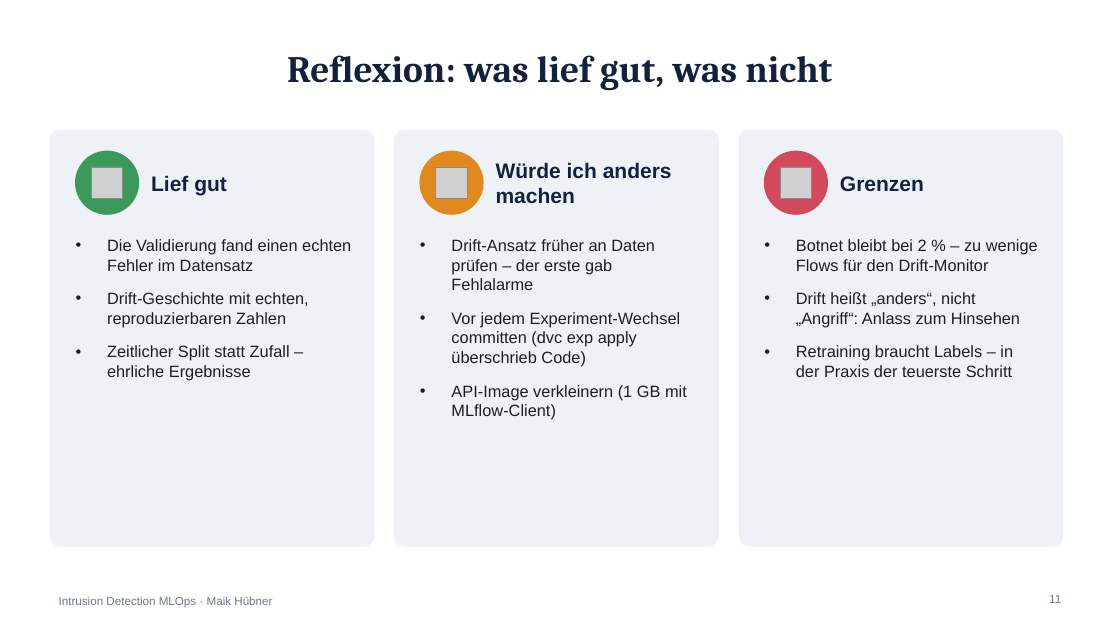
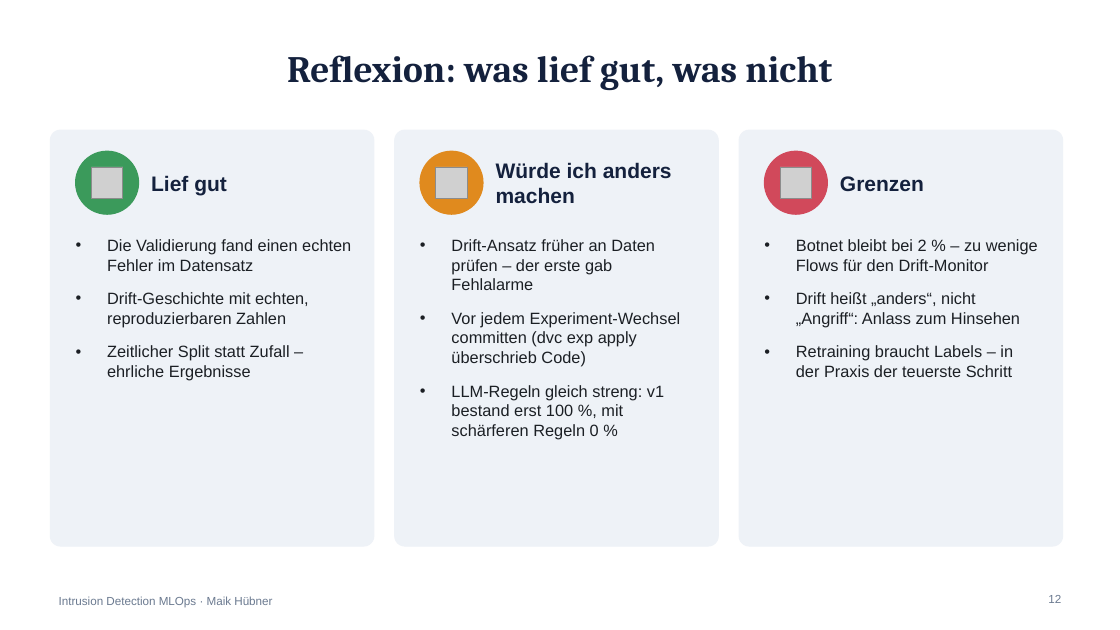
Before and after one commit to Maik-Huebner/intrusion-detection-mlops, a slide deck: slide 12 of docs/praesentation.pptx (slide 11 before the commit). Drawn at 1120x630 pixels with LibreOffice and Linux fonts; fonts in the diff are those of the drawing; grey boxes stand for pictures. Boxes give left, top, right and bottom in pixels: in the first picture for what was removed or moved away, otherwise in the second. Text is boxed around its words. In the diff, an @@ line names an element or a change of style, - is before the commit and + after.

```diff
--- a/docs/praesentation.pptx
+++ b/docs/praesentation.pptx
@@ text at (451,385,664,440): text changed @@
-• API-Image verkleinern (1 GB mit MLflow-Client)
+• LLM-Regeln gleich streng: v1 bestand erst 100 %, mit schärferen Regeln 0 %
@@ page number at (1048,595,1061,603): text changed @@
-11
+12
```
Also in this commit, not shown: 5 other slides changed, 1 slide added.
